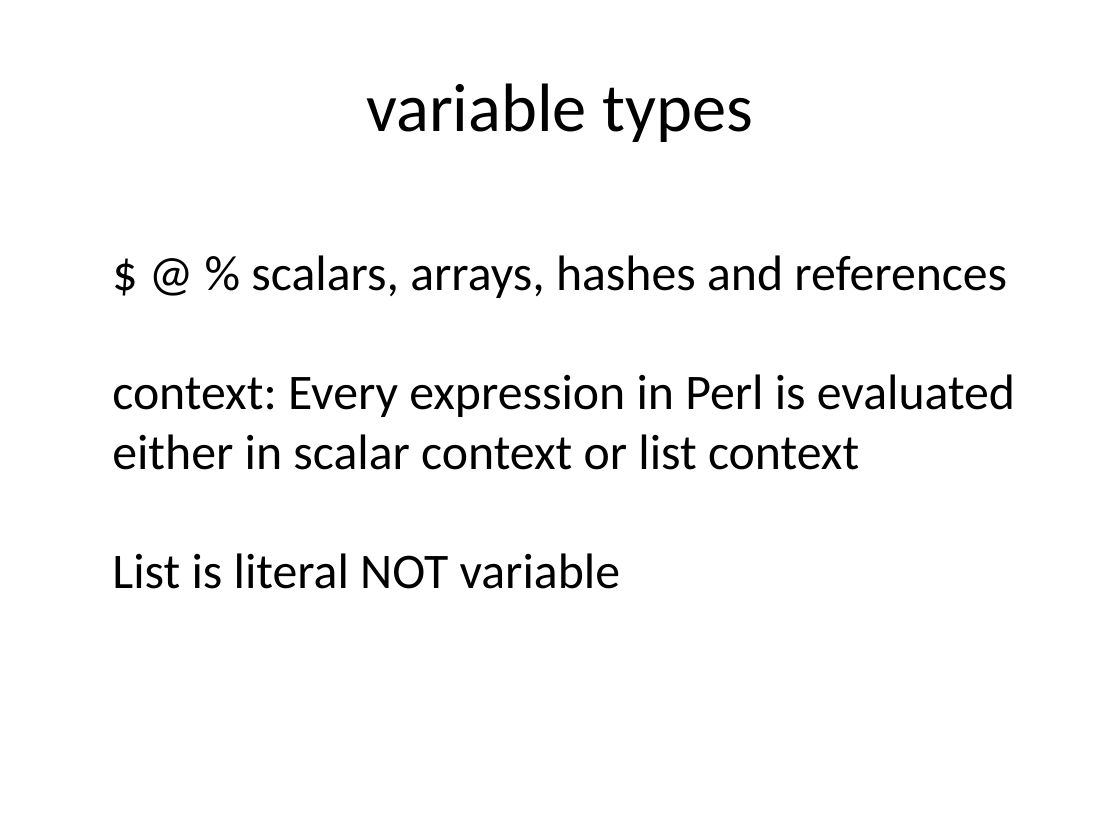
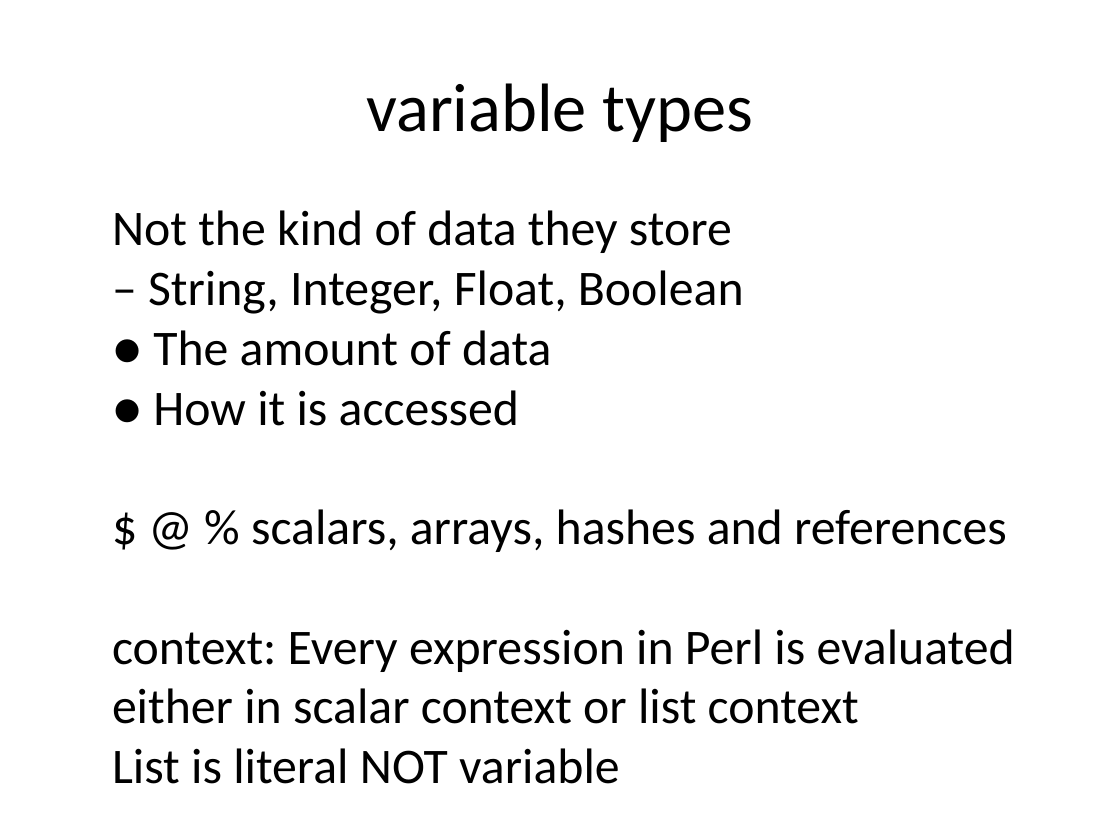
Before and after one commit to goatold/perl, a slide deck: slide 9 of perl.pptx. Drawn at 1120x840 pixels with LibreOffice and Linux fonts; fonts in the diff are those of the drawing. Boxes give left, top, right and bottom in pixels: in the first picture for what was removed or moved away, otherwise in the second. Text is boxed around its words. In the diff, an @@ line names an element or a change of style, - is before the commit and + after.

```diff
--- a/perl.pptx
+++ b/perl.pptx
@@ text "Not the kind of data ..." moved from (x1=112, y1=255, x2=1015, y2=589) to (x1=112, y1=210, x2=1015, y2=784) @@
@@ text at (x1=112, y1=210, x2=744, y2=426): paragraphs added @@
+Not the kind of data they store
+– String, Integer, Float, Boolean
+● The amount of data
+● How it is accessed
```
Also in this commit, not shown: 3 other files.
